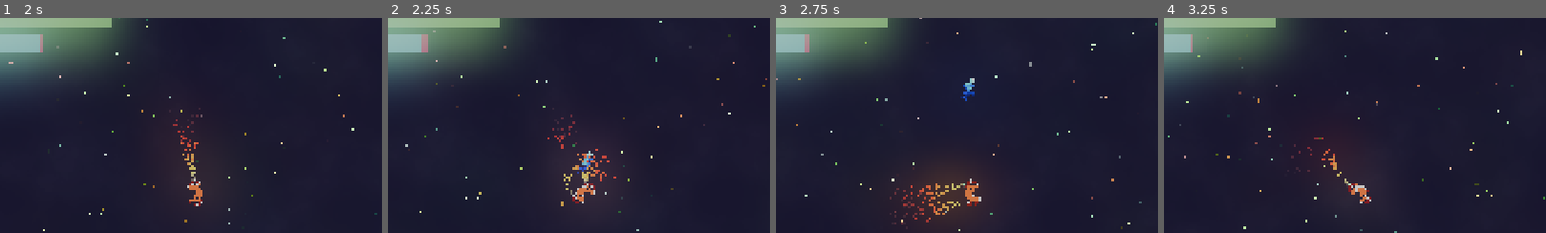
Above: before the commit, frames 1-4 (left to right).
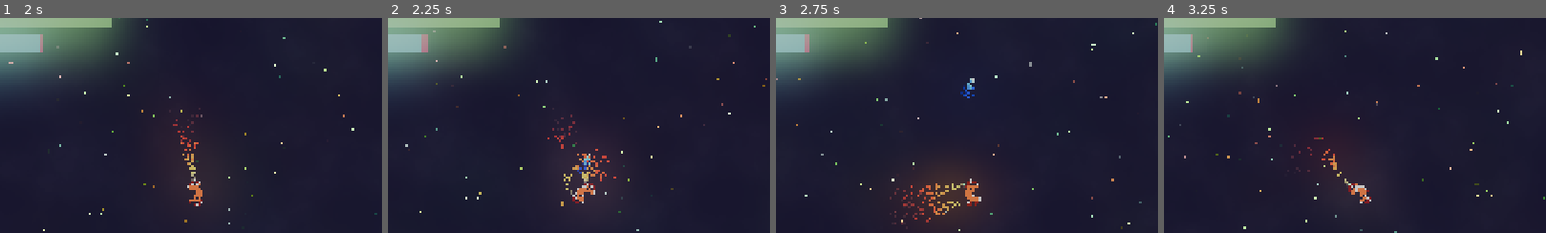
Above: after the commit, the same moments.

Repository: Lunix-420/OrbitOfPain
Game: Godot game, scene res://scenes/world/World.tscn
The game is run twice, just before and just after one commit, with the same random seed, the same clock (stepped at 60 frames per second) and the same inputs. Sound files missing from this copy of the repository are replaced by a short silence.
Inputs (mouse positions are % of the whole screen's width and height, from its top left):
- Up to frame 1 (2 s): click "START" at 0.5 s; tap Enter (action_start_next_wave) at 1.25 s; move the mouse to (72, 45) at 1.27 s; hold D (move_right) from 1.28 s (still down); hold Ctrl (action_shield) from 1.28 s (still down)
- Up to frame 2 (2.25 s): move the mouse to (30, 55) at 2.02 s; release D (move_right) at 2.03 s; release Ctrl (action_shield) at 2.03 s; hold S (move_backwards) from 2.03 s (still down); tap Space (action_shoot) at 2.1 s
- Up to frame 3 (2.75 s): keep holding S (move_backwards)
- Up to frame 4 (3.25 s): move the mouse to (60, 28) at 2.77 s; release S (move_backwards) at 2.78 s; hold D (move_right) from 2.78 s (still down); tap Enter (action_start_next_wave) at 2.85 s
The pictures show only the part of the screen within x 25-75%, y 10-60%; the shares and areas given below are measured in that part.

Frame 1 is identical in both runs. In frame 2, 0.1% of the frame differs, in the area x 49-54%, y 61-73%; in frame 3, 0.2%, in the area x 48-52%, y 28-39%; in frame 4, nothing differs.

Commit message:
feat: Remove energy after timer

Diff:
--- a/scenes/projectiles/ChaserProjectile.tscn
+++ b/scenes/projectiles/ChaserProjectile.tscn
@@ -38,7 +38,7 @@
 shape = SubResource("CircleShape2D_kq07p")
 
 [node name="GPUParticles2D" type="GPUParticles2D" parent="."]
-amount = 100
+amount = 50
 lifetime = 0.1
 process_material = SubResource("ParticleProcessMaterial_oon8e")
 
--- a/scenes/projectiles/CruiserProjectile.tscn
+++ b/scenes/projectiles/CruiserProjectile.tscn
@@ -40,7 +40,7 @@
 shape = SubResource("CircleShape2D_kq07p")
 
 [node name="GPUParticles2D" type="GPUParticles2D" parent="."]
-amount = 100
+amount = 50
 lifetime = 0.1
 process_material = SubResource("ParticleProcessMaterial_jucd3")
 
--- a/scenes/projectiles/Plasma.tscn
+++ b/scenes/projectiles/Plasma.tscn
@@ -36,7 +36,7 @@
 shape = SubResource("CircleShape2D_kq07p")
 
 [node name="GPUParticles2D" type="GPUParticles2D" parent="."]
-amount = 100
+amount = 50
 lifetime = 0.1
 process_material = SubResource("ParticleProcessMaterial_oon8e")
 
--- a/scenes/projectiles/SpiralProjectile.tscn
+++ b/scenes/projectiles/SpiralProjectile.tscn
@@ -38,7 +38,7 @@
 shape = SubResource("CircleShape2D_kq07p")
 
 [node name="GPUParticles2D" type="GPUParticles2D" parent="."]
-amount = 100
+amount = 50
 lifetime = 0.1
 process_material = SubResource("ParticleProcessMaterial_xm7ml")
 
--- a/scenes/projectiles/WaveProjectile.tscn
+++ b/scenes/projectiles/WaveProjectile.tscn
@@ -38,7 +38,7 @@
 shape = SubResource("CircleShape2D_kq07p")
 
 [node name="GPUParticles2D" type="GPUParticles2D" parent="."]
-amount = 100
+amount = 50
 lifetime = 0.1
 process_material = SubResource("ParticleProcessMaterial_v0iwy")
 
--- a/scenes/remnants/Energy.tscn
+++ b/scenes/remnants/Energy.tscn
@@ -17,8 +17,8 @@
 angle_min = 1.07288e-05
 angle_max = 360.0
 spread = 180.0
-initial_velocity_min = 300.0
-initial_velocity_max = 300.0
+initial_velocity_min = 150.0
+initial_velocity_max = 150.0
 orbit_velocity_min = -10.0
 orbit_velocity_max = 10.0
 radial_velocity_min = -2.23517e-05
@@ -39,7 +39,7 @@
 shape = SubResource("CircleShape2D_ly2v0")
 
 [node name="GPUParticles2D" type="GPUParticles2D" parent="."]
-amount = 200
+amount = 100
 process_material = SubResource("ParticleProcessMaterial_ly2v0")
 
 [connection signal="body_entered" from="." to="." method="_on_body_entered"]
--- a/scripts/energy.gd
+++ b/scripts/energy.gd
@@ -5,17 +5,31 @@
 
 @onready var world: Node2D = get_parent()
 @onready var player: Node2D = world.get_node("Player")
+@onready var emitter: GPUParticles2D = get_node("GPUParticles2D")
 
 #==================================================================================================#
 # Parameters
 
 const MAX_MAGNET_DISTANCE := 2000.0
 const MAX_MAGNET_SPEED := 500.0
+const LIFETIME := 15.0
+
+#==================================================================================================#
+# Timers
+
+var lifetime_timer := 0.0
 
 #==================================================================================================#
 # Main Behaviors
 
 func _physics_process(delta: float) -> void:
+	lifetime_timer += delta
+	if lifetime_timer >= LIFETIME * 0.9:
+		emitter.emitting = false
+	if lifetime_timer >= LIFETIME:
+		queue_free()
+	print(lifetime_timer)
+
 	if not is_instance_valid(player):
 		return
 
